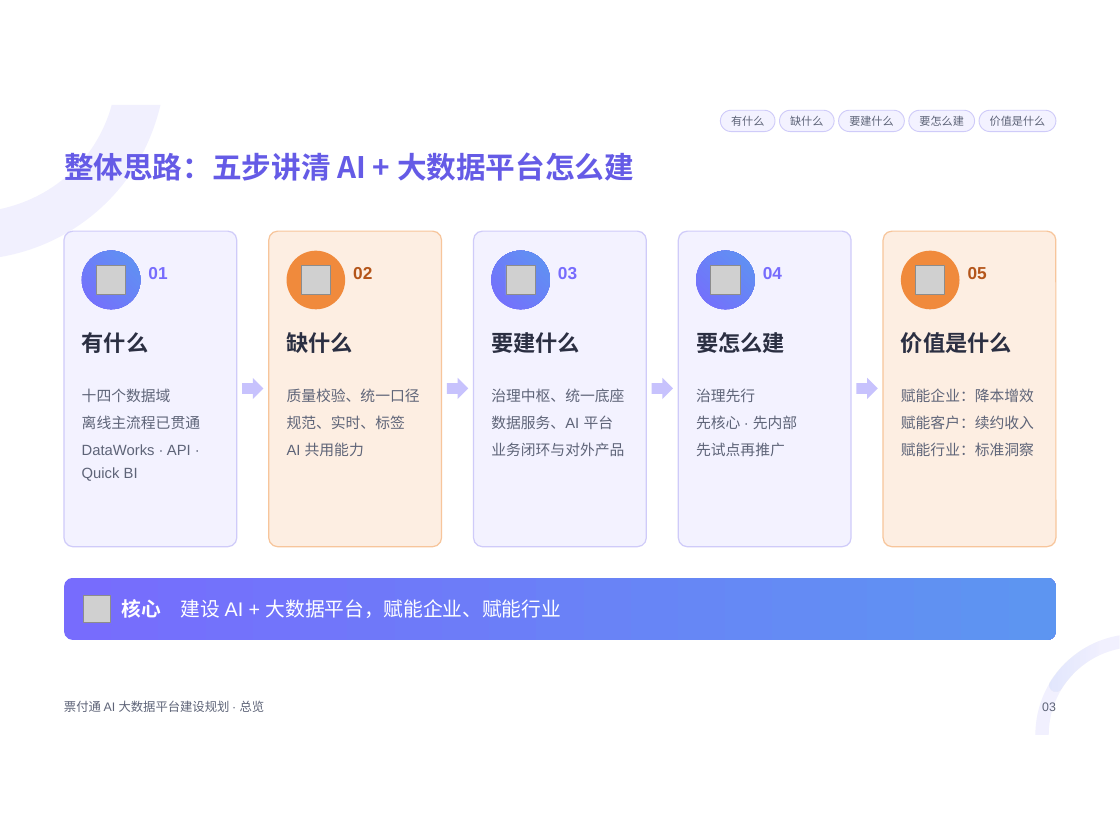
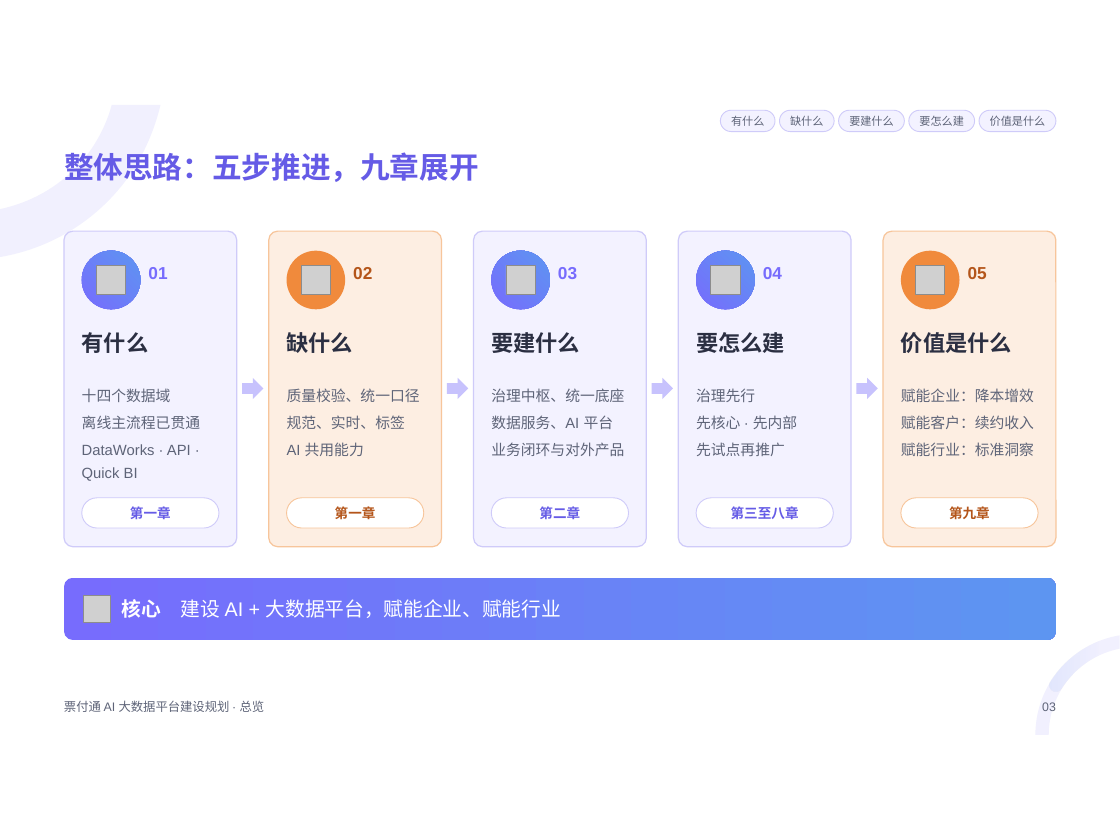
Before and after one commit to keanying/relevance, a slide deck: slide 3 of 票付通AI大数据平台建设规划.pptx. Drawn at 1120x840 pixels with LibreOffice and Linux fonts; fonts in the diff are those of the drawing; grey boxes stand for pictures. Boxes give left, top, right and bottom in pixels: in the first picture for what was removed or moved away, otherwise in the second. Text is boxed around its words. In the diff, an @@ line names an element or a change of style, - is before the commit and + after.

```diff
--- a/票付通AI大数据平台建设规划.pptx
+++ b/票付通AI大数据平台建设规划.pptx
@@ title at (64, 152, 479, 182): text changed @@
-整体思路：五步讲清 AI + 大数据平台怎么建
+整体思路：五步推进，九章展开
@@ rounded rectangle added at (82, 498, 219, 528), fill #FFFFFF, outline #CFCBF9 0.75 pt, 11 pt, text #655BE6, bold @@
+第一章
@@ rounded rectangle added at (286, 498, 423, 528), fill #FFFFFF, outline #F7C59B 0.75 pt, 11 pt, text #B4551A, bold @@
+第一章
@@ rounded rectangle added at (492, 498, 628, 528), fill #FFFFFF, outline #CFCBF9 0.75 pt, 11 pt, text #655BE6, bold @@
+第二章
@@ rounded rectangle added at (696, 498, 833, 528), fill #FFFFFF, outline #CFCBF9 0.75 pt, 11 pt, text #655BE6, bold @@
+第三至八章
@@ rounded rectangle added at (901, 498, 1038, 528), fill #FFFFFF, outline #F7C59B 0.75 pt, 11 pt, text #B4551A, bold @@
+第九章
```
Also in this commit, not shown: 44 other slides changed, 8 slides added, 1 slide removed.
